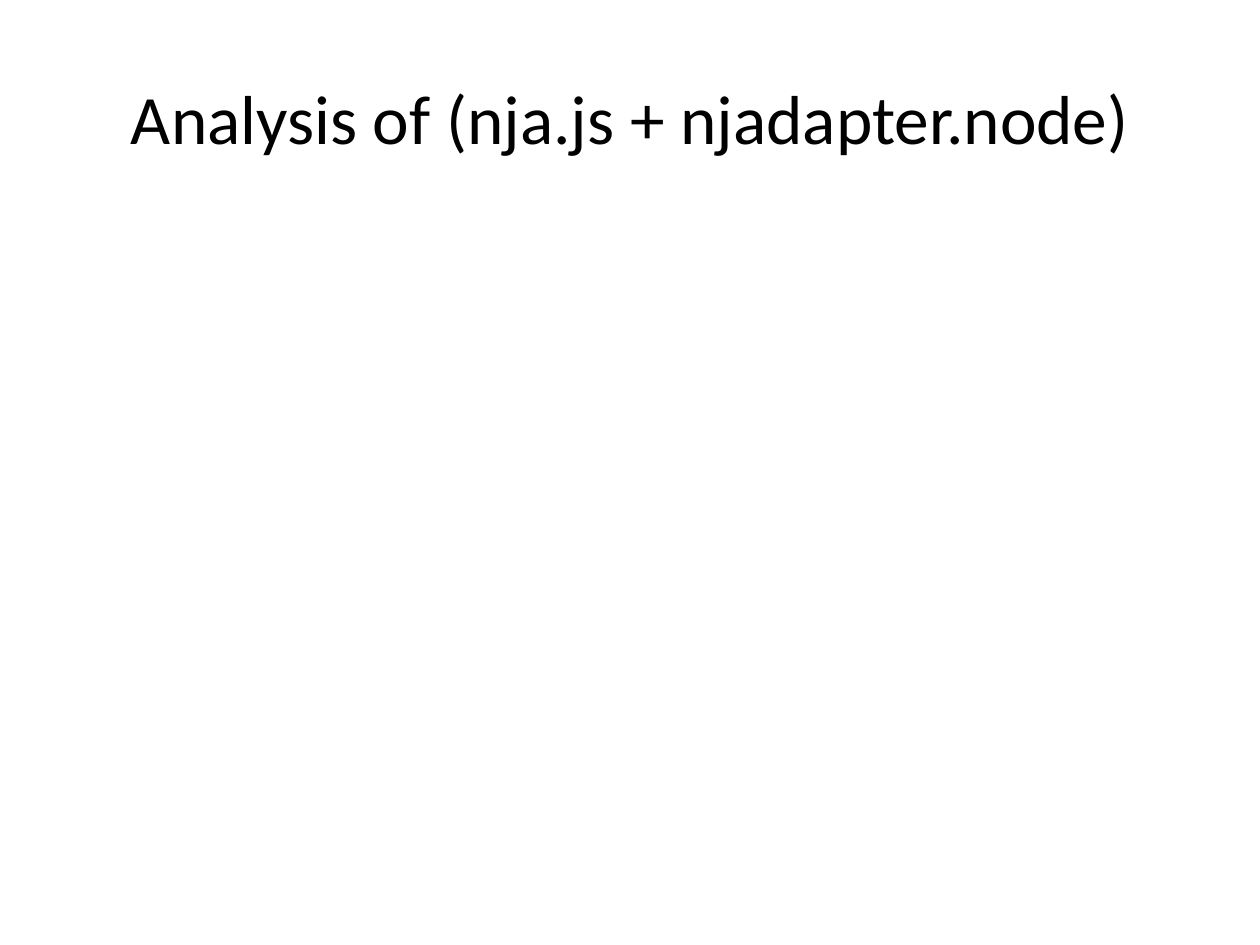
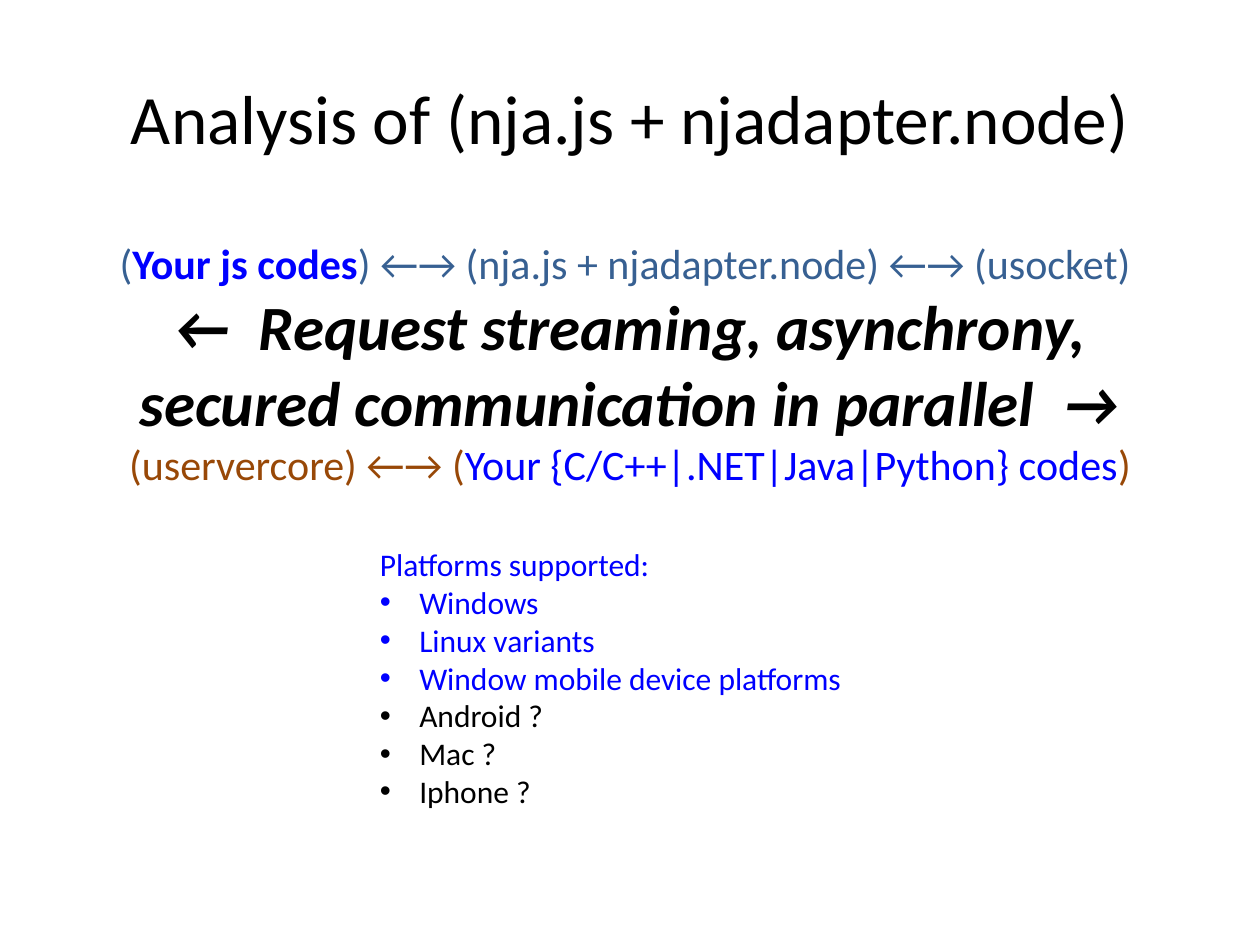
Before and after one commit to udaparts/nodejsdemos, a slide deck: slide 28 of SocketPro for Node.js.pptx (slide 27 before the commit). Drawn at 1260x945 pixels with LibreOffice and Linux fonts; fonts in the diff are those of the drawing. Boxes give left, top, right and bottom in pixels: in the first picture for what was removed or moved away, otherwise in the second. Text is boxed around its words. In the diff, an @@ line names an element or a change of style, - is before the commit and + after.

```diff
--- a/SocketPro for Node.js.pptx
+++ b/SocketPro for Node.js.pptx
@@ text added at [120,248,1131,487], 24 pt, text #000000 @@
+(Your js codes) ←→ (nja.js + njadapter.node) ←→ (usocket)
+← Request streaming, asynchrony, secured communication in parallel →
+(uservercore) ←→ (Your {C/C++|.NET|Java|Python} codes)
@@ text added at [380,554,841,808], 18 pt, text #0000FF @@
+Platforms supported:
+• Windows
+• Linux variants
+• Window mobile device platforms
+• Android ?
+• Mac ?
+• Iphone ?
```
Also in this commit, not shown: 8 other slides changed, 3 slides added, 2 slides removed, 2 other files.
